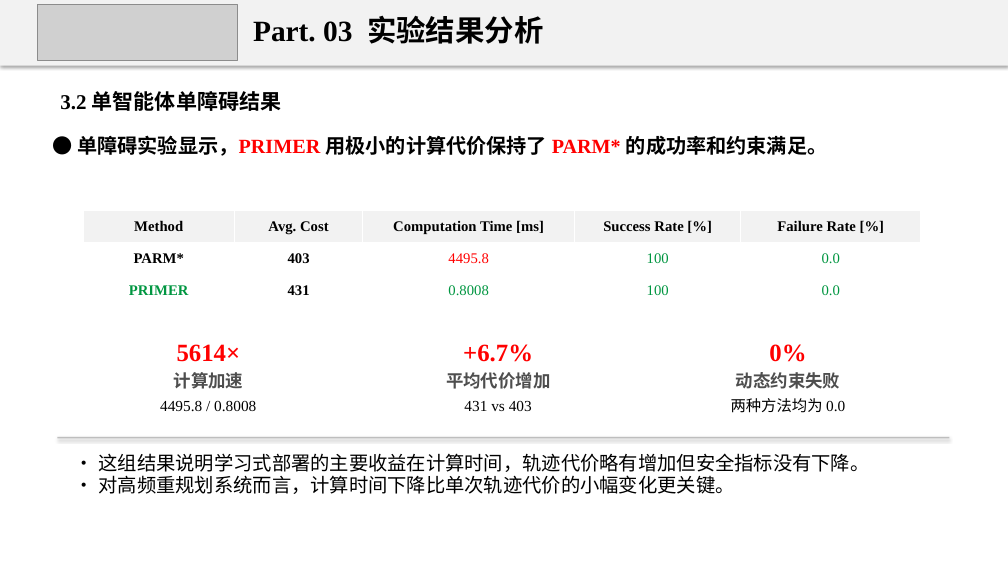
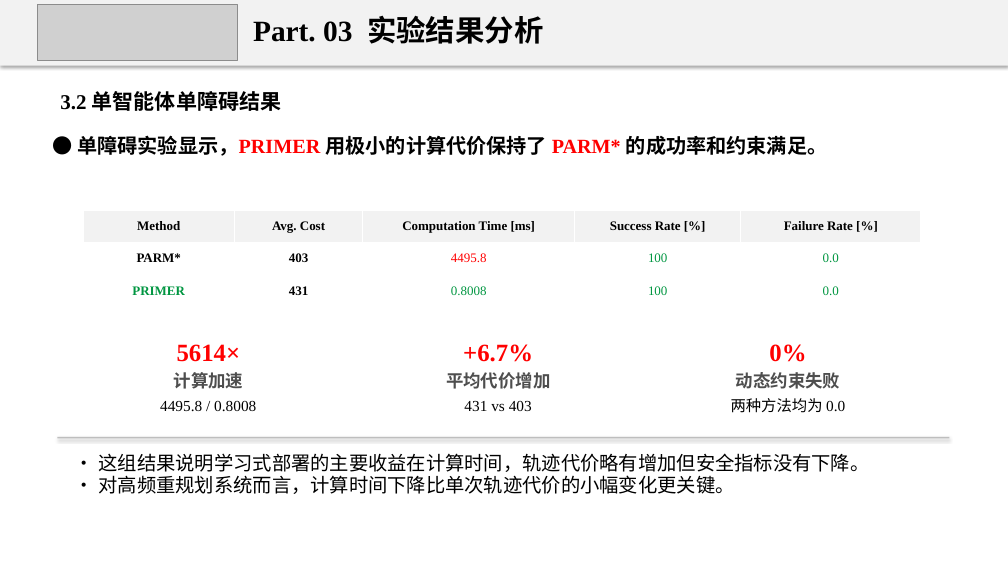
Before and after one commit to 18-cuixu/paper2ppt, a slide deck: slide 13 of skills/uav-paper-report/assets/examples/uav-primer-regression-report.pptx. Drawn at 1008x567 pixels with LibreOffice and Linux fonts; fonts in the diff are those of the drawing; grey boxes stand for pictures. Boxes give left, top, right and bottom in pixels: in the first picture for what was removed or moved away, otherwise in the second. Text is boxed around its words. In the diff, an @@ line names an element or a change of style, - is before the commit and + after.

```diff
--- a/skills/uav-paper-report/assets/examples/uav-primer-regression-report.pptx
+++ b/skills/uav-paper-report/assets/examples/uav-primer-regression-report.pptx
@@ table at bbox=[83, 210, 921, 307] @@
@@ size 14 to 12.4 pt @@
```
Also in this commit, not shown: 4 other slides changed, 16 other files.
